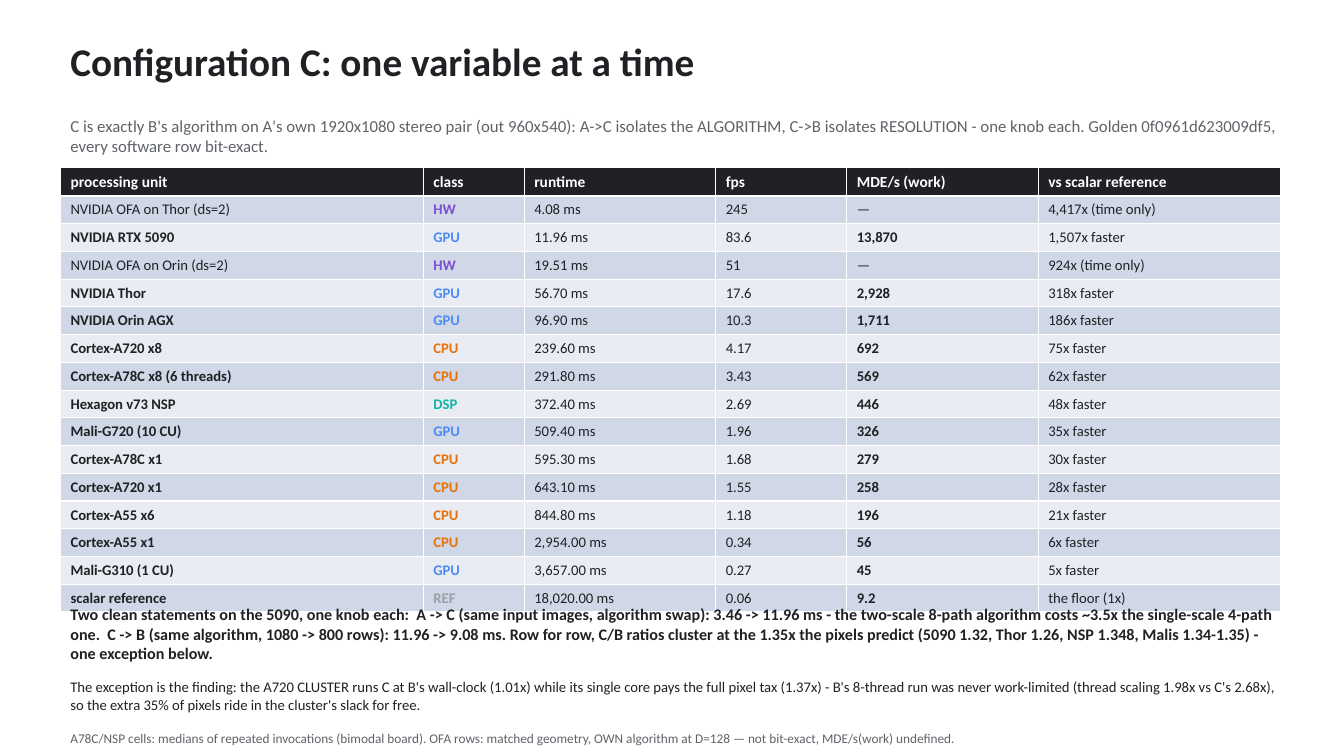
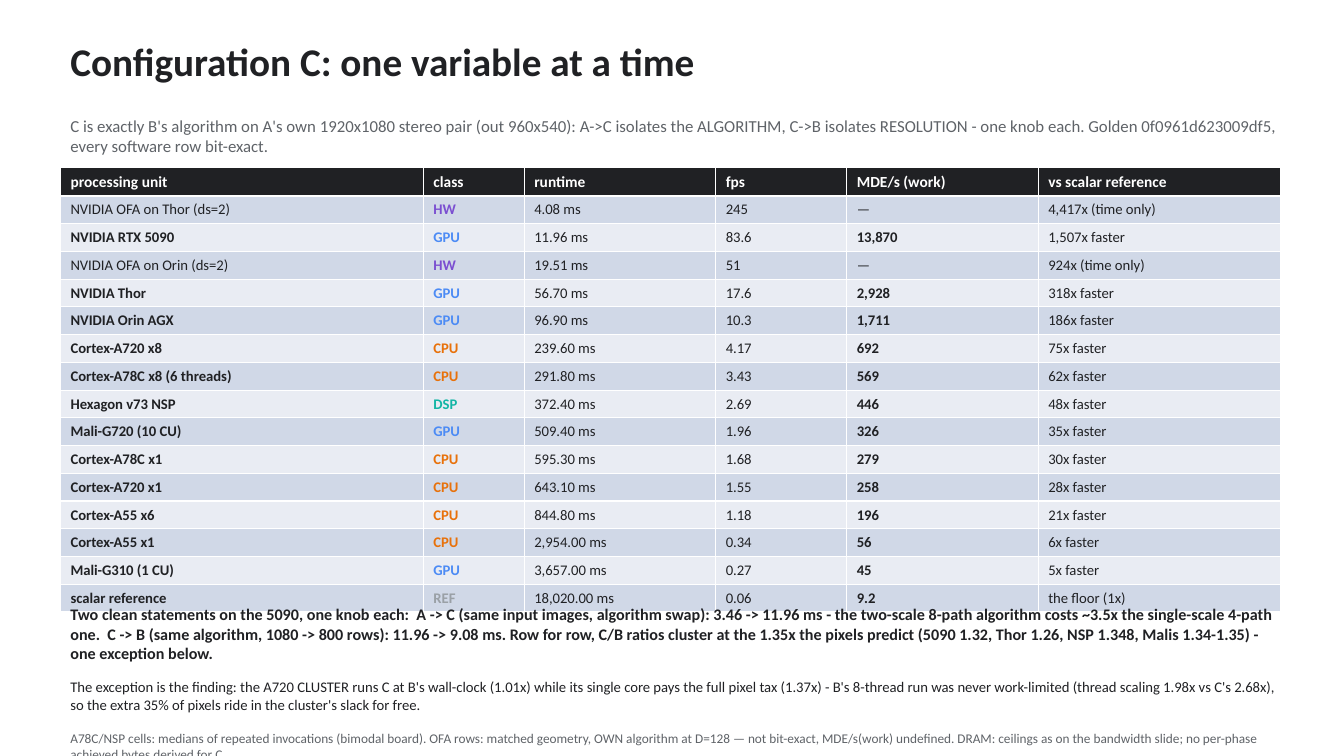
Before and after one commit to kylefoxaustin/sgm-bench, a slide deck: slide 18 of docs/sgm-results.pptx (slide 17 before the commit). Drawn at 1344x756 pixels with LibreOffice and Linux fonts; fonts in the diff are those of the drawing. Boxes give left, top, right and bottom in pixels: in the first picture for what was removed or moved away, otherwise in the second. Text is boxed around its words. In the diff, an @@ line names an element or a change of style, - is before the commit and + after.

```diff
--- a/docs/sgm-results.pptx
+++ b/docs/sgm-results.pptx
@@ text at box(70, 733, 1257, 746): text changed @@
-A78C/NSP cells: medians of repeated invocations (bimodal board). OFA rows: matched geometry, OWN algorithm at D=128 — not bit-exact, MDE/s(work) undefined.
+A78C/NSP cells: medians of repeated invocations (bimodal board). OFA rows: matched geometry, OWN algorithm at D=128 — not bit-exact, MDE/s(work) undefined. DRAM: ceilings as on the bandwidth slide; no per-phase achieved bytes derived for C.
```
Also in this commit, not shown: 1 other slide changed, 1 slide added, 1 other file.
